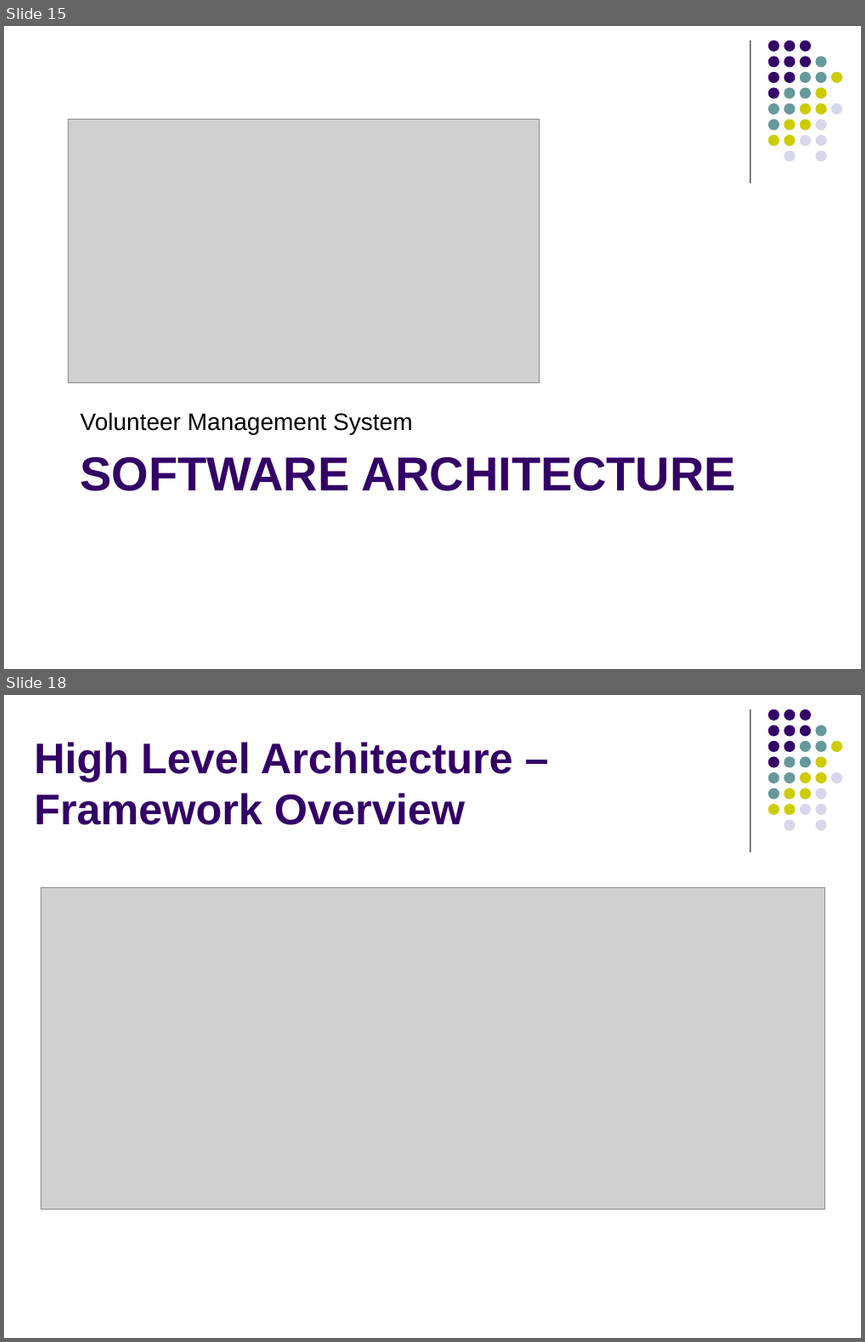
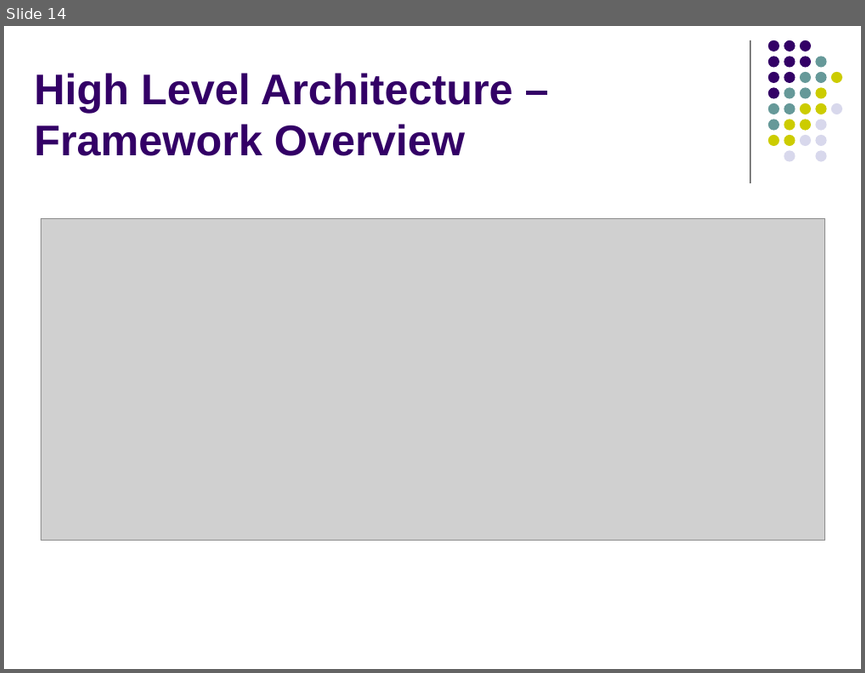
Before and after one commit to imireasa/mtech-se18-t08s, a slide deck: docs/W-9 Working Document/W-9.3 Presentation Slides/Phase 2/vms_presentation_2_v0.1.pptx. Shown one above the other, each under a label of ours: slides 15 and 18 before the commit, slide 14 after it; the slides between them are not shown. The pictures are 865x1342 and 865x673 pixels, drawn with LibreOffice and Linux fonts; fonts in the diff are those of the drawing; grey boxes stand for pictures. Boxes give left, top, right and bottom in pixels: in the first picture for what was removed or moved away, otherwise in the second. Text is boxed around its words. In the diff, an @@ line names an element or a change of style, - is before the commit and + after.

```diff
--- a/docs/W-9 Working Document/W-9.3 Presentation Slides/Phase 2/vms_presentation_2_v0.1.pptx
+++ b/docs/W-9 Working Document/W-9.3 Presentation Slides/Phase 2/vms_presentation_2_v0.1.pptx
@@ slide 15 removed at <box>4,26,861,669</box>, background #FFFFFF; not listed: 32 template elements that a slide beside it also shows @@
@@ picture removed at <box>69,119,540,382</box> @@
@@ text removed at <box>80,412,412,434</box> @@
-Volunteer Management System
@@ title removed at <box>80,457,736,491</box> @@
-SOFTWARE ARCHITECTURE
@@ what was slide 18 is now slide 14 @@
```
Also in this commit, not shown: 11 slides changed, 1 slide added, 4 other slides removed.
